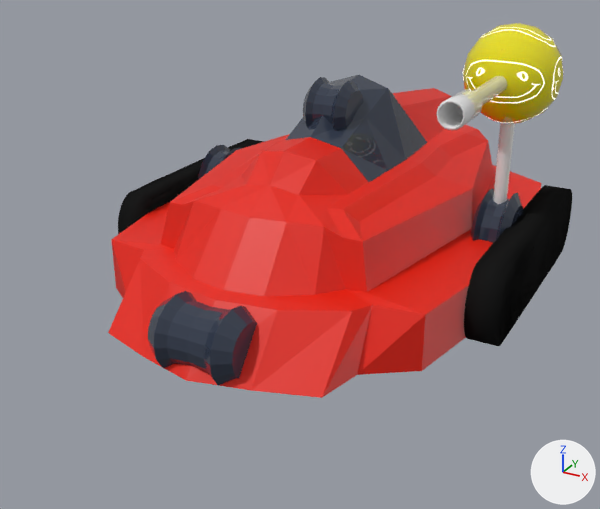
An edit to the Blender file artwork/bots/bot-1.blend, drawn before and after from the same camera.
Camera for both pictures: a camera (50 mm lens) standing at (1.27, -2.71, 1.31) and looking at (0.01, -0.42, 0.16). Lighting does not change. The marker at lower right points along +X, +Y and +Z.

In view in the first picture: 'BotBody1', 'BotTransportDoubleTracks', 'BotTransportTracks', 'BotTurretFront', 'BotTurretL', 'BotTurretTop', 'WeaponAceedBarrel', 'WeaponAceedHead', 'WeaponAceedTube'.
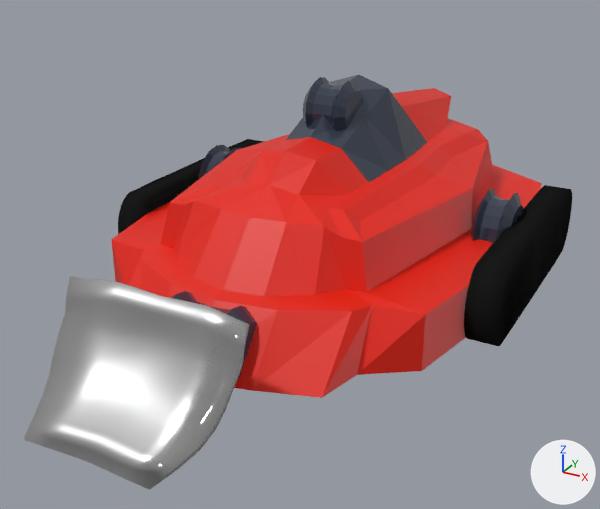
Commit message: Add scoop weapon

What changed in the scene script:
```text
Add mat_steel:
    mat_steel = bpy.data.materials.new('Steel')
    # nodes: BsdfAnisotropic, LayerWeight, Math, OutputMaterial
    # colours: light grey #bfbfbf
Add me_plane:
    me_plane.from_pydata(...)  # 90 vertices, 88 faces; spans x -0.718..0.718, y -0.862..0.138, z 0.085..0.738
    me_plane.polygons.foreach_set('use_smooth', [True] * 88)
    me_plane.materials.append(mat_steel)
Remove ob_weaponaceedtube:
    ob_weaponaceedtube = bpy.data.objects.new('WeaponAceedTube', me_cylinder_023)
    ob_weaponaceedtube.parent = ob_weaponaceedempty
    ob_weaponaceedtube.location = (0.0, 0.0, 0.268)
    ob_weaponaceedtube.scale = (0.0328, 0.0328, 0.262)
Remove ob_weaponaceedbarrel:
    ob_weaponaceedbarrel = bpy.data.objects.new('WeaponAceedBarrel', me_cylinder_024)
    ob_weaponaceedbarrel.parent = ob_weaponaceedcontrolempty
    ob_weaponaceedbarrel.matrix_parent_inverse = Matrix(((1.0, 0.0, 0.0, 0.0), (0.0, 1.0, 0.0, 0.0), (0.0, 0.0, 1.0, -0.495), (0.0, 0.0, 0.0, 1.0)))
    ob_weaponaceedbarrel.location = (0.0, -0.734, 0.723)
    ob_weaponaceedbarrel.rotation_euler = (-1.571, 0.0, 0.0)  # degrees (-90, 0, 0)
    ob_weaponaceedbarrel.scale = (0.038, 0.038, 0.038)
Remove ob_weaponaceedhead:
    ob_weaponaceedhead = bpy.data.objects.new('WeaponAceedHead', me_sphere)
    ob_weaponaceedhead.parent = ob_weaponaceedcontrolempty
    ob_weaponaceedhead.matrix_parent_inverse = Matrix(((1.0, 0.0, 0.0, 0.0), (0.0, 1.0, 0.0, 0.0), (0.0, 0.0, 1.0, -0.495), (0.0, 0.0, 0.0, 1.0)))
    ob_weaponaceedhead.location = (0.0, 0.0, 0.197)
    ob_weaponaceedhead.scale = (0.871, 0.871, 0.871)
Add ob_plane:
    ob_plane = bpy.data.objects.new('Plane', me_plane)
    ob_plane.parent = ob_weaponscoopempty
    ob_plane.location = (0.0, -0.309, 0.159)
    ob_plane.rotation_euler = (-0.761, 0.0, 0.0)  # degrees (-44, 0, 0)
    ob_plane.scale = (0.884, 0.884, 0.884)
Add ob_weaponscoopempty:
    ob_weaponscoopempty = bpy.data.objects.new('WeaponScoopEmpty', None)
    ob_weaponscoopempty.location = (0.0, -1.017, 0.109)
    ob_weaponscoopempty.rotation_euler = (0.931, 0.0, 0.0)  # degrees (53, 0, 0)
    ob_weaponscoopempty.scale = (0.452, 0.452, 0.452)
```

Pixel boxes [x1, y1, x2, y2] of what changed, in the pictures (600 x 509 px):
'Plane', added
    after: [24, 276, 250, 490]
'WeaponAceedHead', deleted
    before: [463, 23, 564, 123]
'WeaponAceedBarrel', deleted
    before: [436, 76, 507, 130]
'WeaponAceedTube', deleted
    before: [493, 123, 515, 204]
'BotTurretFront', unchanged, covered by the edit
    before: [148, 291, 257, 385]
    after: [171, 291, 257, 379]
